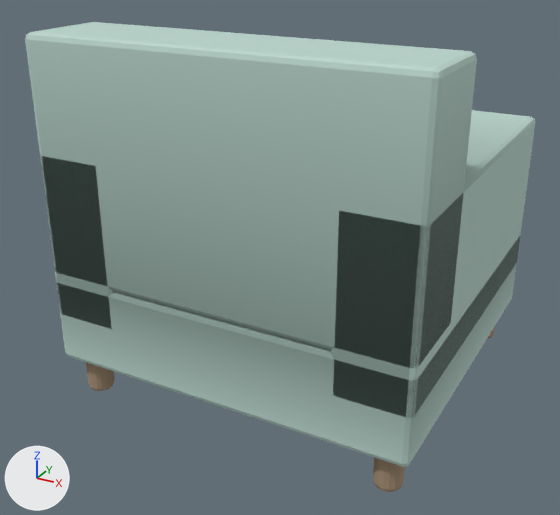
Renders of the glTF model public/assets/island/furniture-v1/furn_armchair__mint.glb from each side of a commit.
Both versions are drawn from a camera (50 mm lens) standing at (0.823, -1.626, 1.1) and looking at (-0.03, -0.075, 0.324). Every picture has the same lights, and +X, +Y and +Z are marked at lower left. The older version comes first. Where no turn or scale is listed for an object, it has been applied to the vertices. Vertices at exactly the same position are counted once.
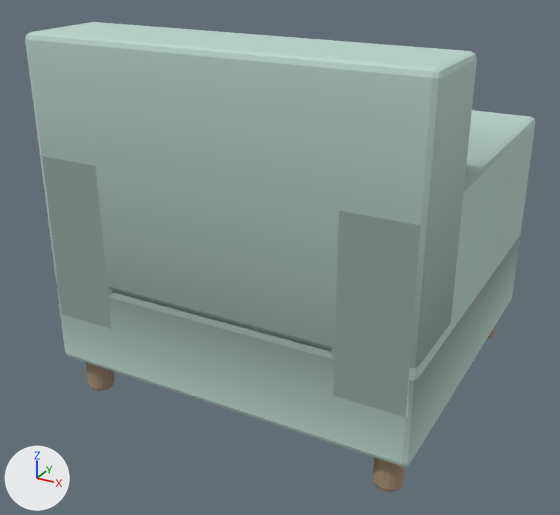
The edits, one by one:
me_mesh_0 is used by ob_mesh_0; location (-0.45, 0.425, 0.0).
me_mesh_0 had 718 vertices, 1400 faces and spanned x 0.0..0.9, y -0.85..0.0, z 0.0..0.88.
me_mesh_0 now has 759 vertices, 1448 faces and spans x 0.0..0.9, y -0.85..0.0, z 0.0..0.88.
Part 1, on me_mesh_0:
28 faces are deleted.
41 vertices are added at x 0.0..0.9, y -0.85..0.0, z 0.113..0.867.
76 new faces join them.

What differs and where, as boxes (x1, y1, x2, y2) in the pictures (560 x 515 px):
part 1 of me_mesh_0, reshaped
    both: (40, 153, 520, 420)
